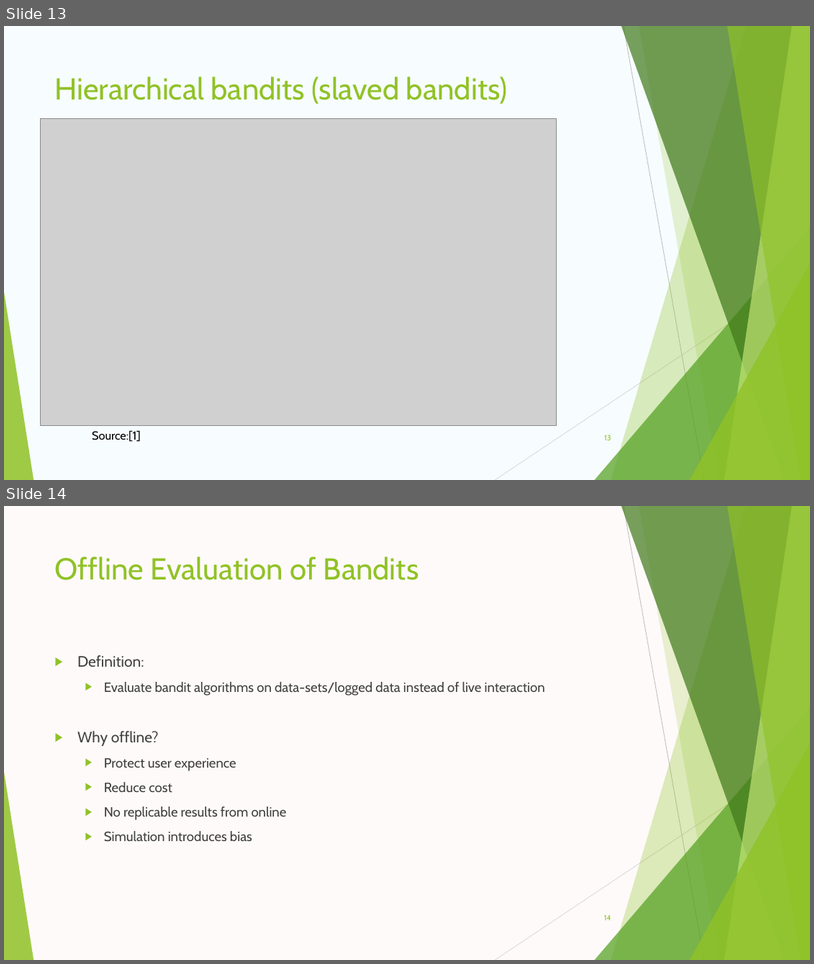
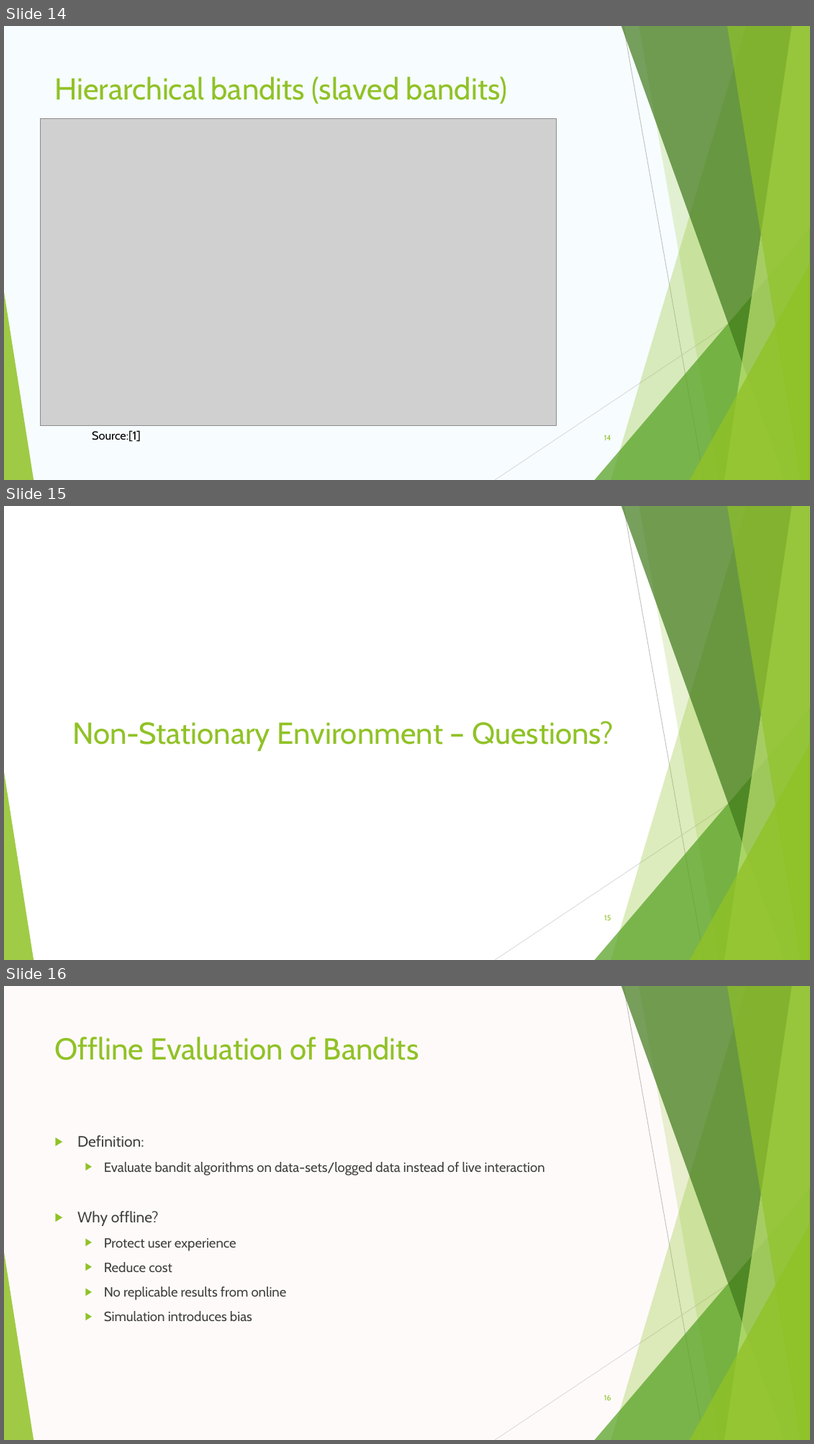
Before and after one commit to stephengou/Contextual-Multi-Armed-Bandit, a slide deck: Bandits Presentation.pptx. Shown one above the other, each under a label of ours: slides 13 and 14 before the commit, slides 14, 15 and 16 after it. The pictures are 814x964 and 814x1444 pixels, drawn with LibreOffice and Linux fonts; fonts in the diff are those of the drawing; grey boxes stand for pictures. Boxes give left, top, right and bottom in pixels: in the first picture for what was removed or moved away, otherwise in the second. Text is boxed around its words. In the diff, an @@ line names an element or a change of style, - is before the commit and + after.

```diff
--- a/Bandits Presentation.pptx
+++ b/Bandits Presentation.pptx
@@ slide 15 added at bbox=[4, 506, 810, 960], background #FFFFFF; not listed: 10 template elements that a slide beside it also shows @@
@@ title added at bbox=[72, 721, 614, 751], 36 pt, text #90C226 @@
+Non-Stationary Environment – Questions?
@@ page number added at bbox=[604, 914, 611, 920], 9 pt, text #90C226 @@
+15
@@ what was slide 13 is now slide 14 @@
@@ page number at bbox=[604, 434, 612, 440]: text changed @@
-13
+14
@@ what was slide 14 is now slide 16 @@
```
Also in this commit, not shown: 3 slides changed, 2 other slides added.
